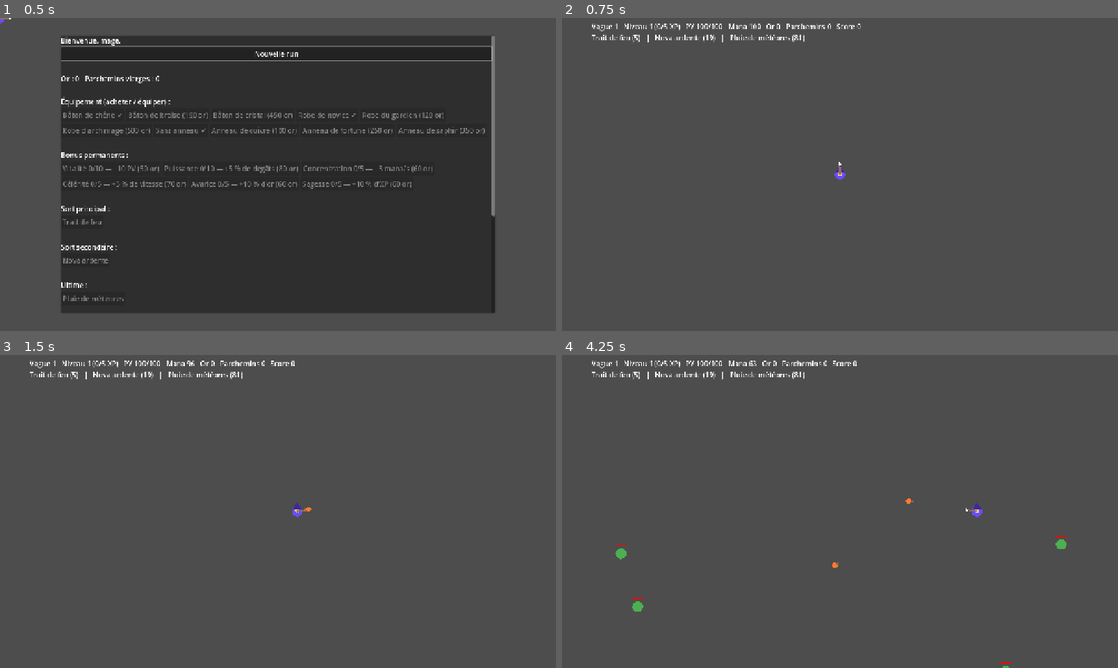
Above: before the commit, frames 1-4 (two rows, left to right).
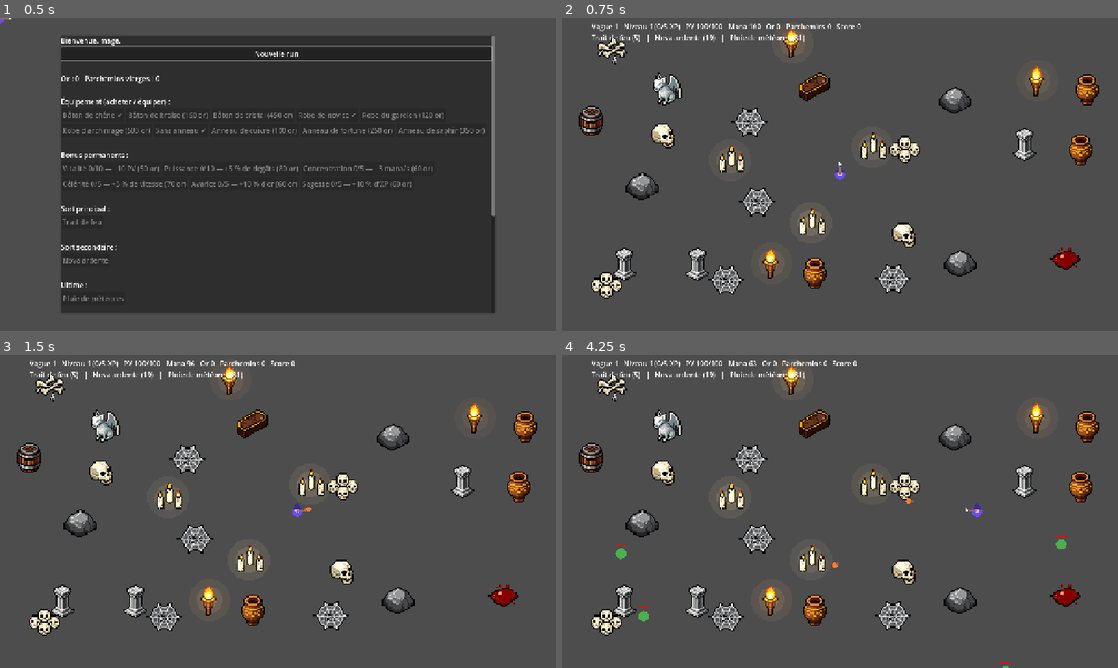
Above: after the commit, the same moments.

Repository: LeandreBl/octo-magic
Game: Godot game, scene res://game/main.tscn
The game is run twice, just before and just after one commit, with the same random seed, the same clock (stepped at 60 frames per second) and the same inputs.
Inputs (mouse positions are in pixels of both pictures, inside the frame that each line leads up to):
- Up to frame 1 (0.5 s): no input
- Up to frame 2 (0.75 s): click "Nouvelle run" at 0.5 s
- Up to frame 3 (1.5 s): tap Enter at 1.25 s; move the mouse to (400, 495) at 1.27 s; hold Right (ui_right) from 1.28 s (still down); click (400, 495) at 1.42 s
- Up to frame 4 (4.25 s): tap Space at 1.52 s; release Right (ui_right) at 2 s; drag from (728, 527) to (812, 574) at 2.02 s; move the mouse to (895, 442) at 2.77 s; hold Right (ui_right) 2.78-3.5 s; drag from (812, 574) to (673, 464) at 3.52 s

Frame 1 is identical in both runs. In frame 2, 7.8% of the frame differs, in the area x 3-97%, y 3-90%; in frame 3, 7.8%; in frame 4, 8.1%.

Commit message:
Map decor: props, obstacles, breakable crates and lights per map
PixelLab sheets in assets/decor, placed once per run from a seed with the
center and the edges kept clear. Player and enemies slide around obstacles;
bolts stop on walls, bounce on rocks and break crates, which drop gold.

Co-Authored-By: Claude Opus 5.5 <noreply@anthropic.com>

Diff:
--- /dev/null
+++ b/game/decor.gd
@@ -0,0 +1,163 @@
+class_name Decor
+extends Node2D
+## Arena decor of one map, placed once at run start from a seed: props
+## (non-blocking), obstacles ("wall": bolts stop, "rock": bolts bounce),
+## breakable "crate"s (the game drops loot on `broken`), and small flickering lights.
+## Art: assets/decor/<map>.png, 4x4 cells of 32x32 art pixels (PixelLab),
+## drawn at SpellArt.PIXEL like the spells.
+
+signal broken(pos: Vector2)
+
+const CELL := 32
+## map -> [cell, kind, light color]
+const MAPS := {
+	"crypt": [[0, "wall"], [1, "wall"], [2, "wall"], [12, "wall"], [11, "rock"], [3, "crate"], [4, "crate"],
+		[5, "prop"], [6, "prop"], [7, "prop", "#ff9a3c"], [8, "prop", "#ffd27a"], [9, "prop"],
+		[10, "prop"], [13, "prop"], [14, "prop"], [15, "prop"]],
+	"cave": [[0, "wall"], [2, "wall"], [1, "rock"], [14, "rock"], [3, "crate"], [4, "crate"],
+		[5, "prop", "#a070ff"], [6, "prop", "#a070ff"], [7, "prop", "#e080ff"], [8, "prop"], [9, "prop"],
+		[10, "prop"], [11, "prop"], [13, "prop"], [15, "prop"]],
+	"ruins": [[0, "wall"], [1, "wall"], [3, "wall"], [14, "wall"], [8, "wall", "#ff9a3c"], [2, "rock"],
+		[4, "crate"], [5, "crate"], [6, "prop"], [7, "prop"], [9, "prop"], [12, "prop"], [13, "prop"], [15, "prop"]],
+}
+const COUNTS := {"wall": 5, "rock": 3, "crate": 4, "prop": 16}  # placement order
+const EDGE := 64.0  # enemies come in from every side
+const CENTER := 180.0  # the player starts in the middle
+const GAP := 80.0  # room between solid items: the boss (radius 36) gets through
+
+## Solid items of the current run: {pos, r, kind, cell, light}. Static so the
+## player and enemies can slide around them without a reference.
+static var obstacles: Array = []
+
+var sheet: Texture2D
+var items: Array = []  # every placed item, solid or not
+var glow := Node2D.new()
+var halo: Texture2D
+var t := 0.0
+
+
+func _ready() -> void:
+	z_index = -1  # under the player, enemies and spells
+	glow.material = CanvasItemMaterial.new()
+	glow.material.blend_mode = CanvasItemMaterial.BLEND_MODE_ADD
+	glow.draw.connect(_draw_glow)
+	add_child(glow)
+	halo = _halo()
+
+
+func build(map: String, rect: Rect2, seed: int) -> void:
+	var rng := RandomNumberGenerator.new()
+	rng.seed = seed
+	sheet = load("res://assets/decor/%s.png" % map)
+	var img := sheet.get_image()
+	items = []
+	var inner := rect.grow(-EDGE)
+	for kind in COUNTS:
+		var cells: Array = MAPS[map].filter(func(c): return c[1] == kind)
+		for i in COUNTS[kind]:
+			var c: Array = cells[rng.randi() % cells.size()]
+			var it := _shape(img, c[0])
+			it.kind = kind
+			it.light = Color.html(c[2]) if c.size() > 2 else Color.TRANSPARENT
+			it.phase = rng.randf() * TAU
+			for attempt in 30:
+				it.pos = Vector2(rng.randf_range(inner.position.x, inner.end.x),
+					rng.randf_range(inner.position.y, inner.end.y)).snapped(Vector2.ONE * SpellArt.PIXEL)
+				if _free(it, rect.get_center()):
+					items.append(it)
+					break
+	obstacles = items.filter(func(o): return o.kind != "prop")
+	queue_redraw()
+
+
+## Collision circle of a cell: the bottom of its drawing (top-down view).
+func _shape(img: Image, cell: int) -> Dictionary:
+	var at := Vector2i(cell % 4, cell / 4) * CELL
+	var used := img.get_region(Rect2i(at, Vector2i(CELL, CELL))).get_used_rect()
+	var r := used.size.x / 2.0
+	var foot := Vector2(used.get_center().x, used.end.y - minf(r, used.size.y / 2.0))
+	return {"cell": cell, "src": Rect2(at, Vector2(CELL, CELL)), "foot": foot, "r": r * 0.8 * SpellArt.PIXEL}
+
+
+func _free(it: Dictionary, center: Vector2) -> bool:
+	var solid: bool = it.kind != "prop"
+	if solid and it.pos.distance_to(center) < CENTER + it.r:
+		return false
+	for o in items:
+		var gap := GAP if solid and o.kind != "prop" else 0.0
+		if it.pos.distance_to(o.pos) < it.r + o.r + gap:
+			return false
+	return true
+
+
+## pos moved by motion, kept out of obstacles: a blocked mover turns along the
+## obstacle's edge, so chasers go around it.
+static func slide(pos: Vector2, motion: Vector2, r: float) -> Vector2:
+	var p := pos + motion
+	for o in obstacles:
+		var d: Vector2 = p - o.pos
+		var min_d: float = o.r + r
+		if d.length() < min_d:
+			var n := d.normalized() if d else Vector2.UP
+			var tangent := n.orthogonal()
+			if tangent.dot(motion) < 0.0:
+				tangent = -tangent
+			p = o.pos + (n * min_d + tangent * motion.length()).normalized() * min_d
+	return p
+
+
+static func hit(pos: Vector2, r: float) -> Dictionary:
+	for o in obstacles:
+		if pos.distance_to(o.pos) < o.r + r:
+			return o
+	return {}
+
+
+func _physics_process(delta: float) -> void:
+	t += delta
+	for n in get_parent().get_children():
+		if n is SpellBody and n.body.shape == "bolt" and not n.is_queued_for_deletion():
+			var o := hit(n.global_position, n.body.size)
+			if o.is_empty():
+				continue
+			if o.kind == "rock":
+				var normal: Vector2 = (n.global_position - o.pos).normalized()
+				n.dir = n.dir.bounce(normal)
+				n.global_position = o.pos + normal * (o.r + n.body.size)
+			else:
+				if o.kind == "crate":
+					_break(o)
+				n._expire()
+	queue_redraw()
+	glow.queue_redraw()
+
+
+func _break(o: Dictionary) -> void:
+	items.erase(o)
+	obstacles.erase(o)
+	broken.emit(o.pos)
+
+
+func _draw() -> void:
+	draw_set_transform(Vector2.ZERO, 0.0, Vector2.ONE * SpellArt.PIXEL)
+	for it in items:
+		draw_texture_rect_region(sheet, Rect2(it.pos / SpellArt.PIXEL - it.foot, it.src.size), it.src)
+
+
+## Lights: a stepped pixel halo, added over the scene, flickering.
+func _draw_glow() -> void:
+	glow.draw_set_transform(Vector2.ZERO, 0.0, Vector2.ONE * SpellArt.PIXEL)
+	for it in items:
+		if it.light.a > 0.0:
+			var flicker := 0.75 + 0.25 * sin(t * 11.0 + it.phase) * sin(t * 4.3 + it.phase * 2.0)
+			var at: Vector2 = it.pos / SpellArt.PIXEL - it.foot + Vector2(CELL, CELL) / 2.0
+			glow.draw_texture(halo, at - halo.get_size() / 2.0, Color(it.light, flicker))
+
+
+func _halo() -> Texture2D:
+	var img := Image.create_empty(32, 32, false, Image.FORMAT_RGBA8)
+	for y in 32:
+		for x in 32:
+			var d := Vector2(x - 15.5, y - 15.5).length()
+			img.set_pixel(x, y, Color(1, 1, 1, 0.3 if d < 5 else 0.16 if d < 10 else 0.07 if d < 16 else 0.0))
+	return ImageTexture.create_from_image(img)
--- a/game/enemy.gd
+++ b/game/enemy.gd
@@ -74,7 +74,7 @@
 	if kind == "ranged":  # hold the range, strafe around the player
 		var d := to.length()
 		dir = dir if d > RANGE + 30.0 else -dir if d < RANGE - 30.0 else dir.orthogonal()
-	position += dir * speed * slow * delta + knock * delta
+	position = Decor.slide(position, dir * speed * slow * delta + knock * delta, radius)
 	knock = knock.move_toward(Vector2.ZERO, 1500.0 * delta)
 	hit_cooldown -= delta
 	if to.length() < radius + target.radius and hit_cooldown <= 0.0:
@@ -133,7 +133,7 @@
 		if is_instance_valid(target) and position.distance_to(target.position) < RADIUS + target.radius:
 			target.hurt(damage)
 			queue_free()
-		elif age > 6.0:
+		elif age > 6.0 or Decor.hit(position, RADIUS):
 			queue_free()
 		queue_redraw()
 
--- a/game/main.gd
+++ b/game/main.gd
@@ -68,6 +68,12 @@
 		"staff": Profile.ITEMS[Profile.equipped.staff].color,
 		"ring": Profile.ITEMS[Profile.equipped.ring].color}, true)
 	player.position = get_viewport_rect().size / 2.0
+	var decor := Decor.new()  # one map per run, placed once
+	decor.broken.connect(func(pos):
+		_drop("gold", 3, pos)
+		_drop("xp", 2, pos + Vector2(10, 0)))
+	add_child(decor)
+	decor.build(Decor.MAPS.keys().pick_random(), get_viewport_rect(), randi())
 	hub.hide()
 	get_tree().paused = false
 	_next_wave()
--- a/game/player.gd
+++ b/game/player.gd
@@ -79,7 +79,7 @@
 	var pad_move := Vector2(Input.get_joy_axis(0, JOY_AXIS_LEFT_X), Input.get_joy_axis(0, JOY_AXIS_LEFT_Y))
 	if pad_move.length() > 0.2:
 		move = pad_move.limit_length(1.0)
-	position = (position + move * speed * delta).clamp(Vector2.ZERO, get_viewport_rect().size)
+	position = Decor.slide(position, move * speed * delta, radius).clamp(Vector2.ZERO, get_viewport_rect().size)
 
 	var fire := false
 	var pad_aim := Vector2(Input.get_joy_axis(0, JOY_AXIS_RIGHT_X), Input.get_joy_axis(0, JOY_AXIS_RIGHT_Y))
--- /dev/null
+++ b/tests/test_decor.gd
@@ -0,0 +1,58 @@
+extends SceneTree
+## Run: godot --headless --script tests/test_decor.gd  (see tests/run.sh)
+
+var failures := 0
+
+
+func check(cond: bool, what: String) -> void:
+	if not cond:
+		failures += 1
+		printerr("FAIL: ", what)
+
+
+func _initialize() -> void:
+	var rect := Rect2(0, 0, 1280, 720)
+	for map in Decor.MAPS:
+		var d := Decor.new()
+		root.add_child(d)
+		d.build(map, rect, 7)
+		var solid := Decor.obstacles
+		check(d.items.size() > 25 and solid.size() >= 8, map + ": items placed")
+		for o in solid:
+			check(o.pos.distance_to(rect.get_center()) >= Decor.CENTER, map + ": center clear")
+			check(rect.grow(-Decor.EDGE).has_point(o.pos), map + ": edges clear")
+			for o2 in solid:
+				check(o == o2 or o.pos.distance_to(o2.pos) >= o.r + o2.r + Decor.GAP, map + ": paths between obstacles")
+		var layout := d.items.map(func(i): return i.pos)
+		d.build(map, rect, 7)
+		check(d.items.map(func(i): return i.pos) == layout, map + ": same seed, same layout")
+		d.free()
+
+	# Movers slide around obstacles instead of stopping on them.
+	var o: Dictionary = Decor.obstacles[0]
+	var start: Vector2 = o.pos + Vector2(-o.r - 20.0, 0.0)
+	var p := start
+	for i in 60:
+		p = Decor.slide(p, Vector2(4, 0), 12.0)
+		check(p.distance_to(o.pos) >= o.r + 11.9, "mover kept out")
+	check(p.x > o.pos.x, "mover got past the obstacle")
+
+	# A bolt breaks a crate: it stops, the crate drops gold.
+	var d := Decor.new()
+	root.add_child(d)
+	d.build("crypt", rect, 7)
+	var crate: Dictionary = Decor.obstacles.filter(func(x): return x.kind == "crate")[0]
+	var bolt := SpellBody.new()
+	bolt.body = Spell.base().emit.body
+	bolt.spell = Spell.base()
+	bolt.position = crate.pos
+	root.add_child(bolt)
+	var broken := []
+	d.broken.connect(func(pos): broken.append(pos))
+	d._physics_process(0.016)
+	check(bolt.is_queued_for_deletion(), "bolt stopped by the crate")
+	check(not Decor.obstacles.has(crate) and broken == [crate.pos], "crate broken, loot signaled")
+
+	if failures == 0:
+		print("decor tests: all passed")
+	quit(1 if failures else 0)
Binary file added: assets/decor/cave.png
Binary file added: assets/decor/crypt.png
Binary file added: assets/decor/ruins.png
Not shown, added: game/decor.gd.uid
Not shown, added: tests/test_decor.gd.uid
Not shown, changed: docs/design.md
